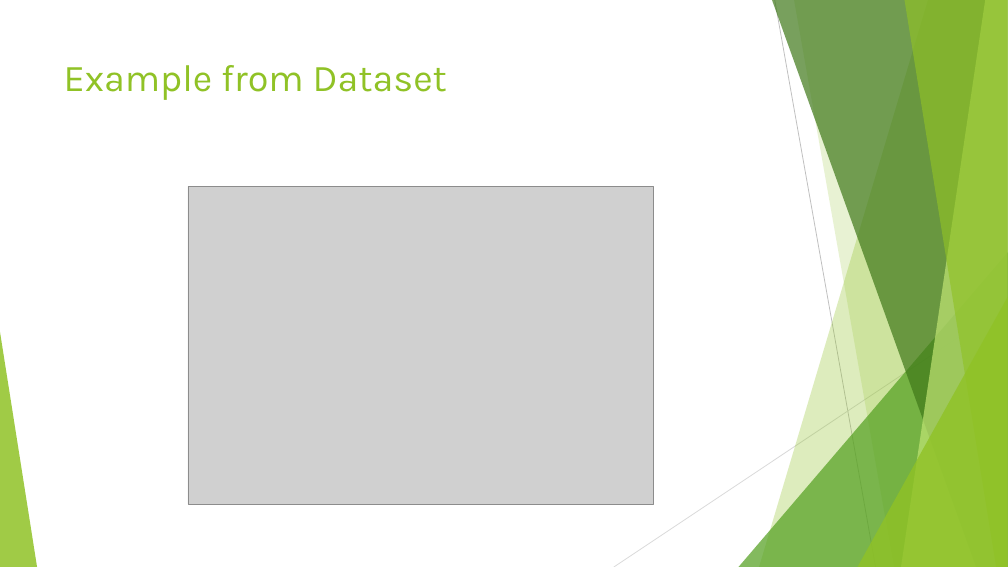
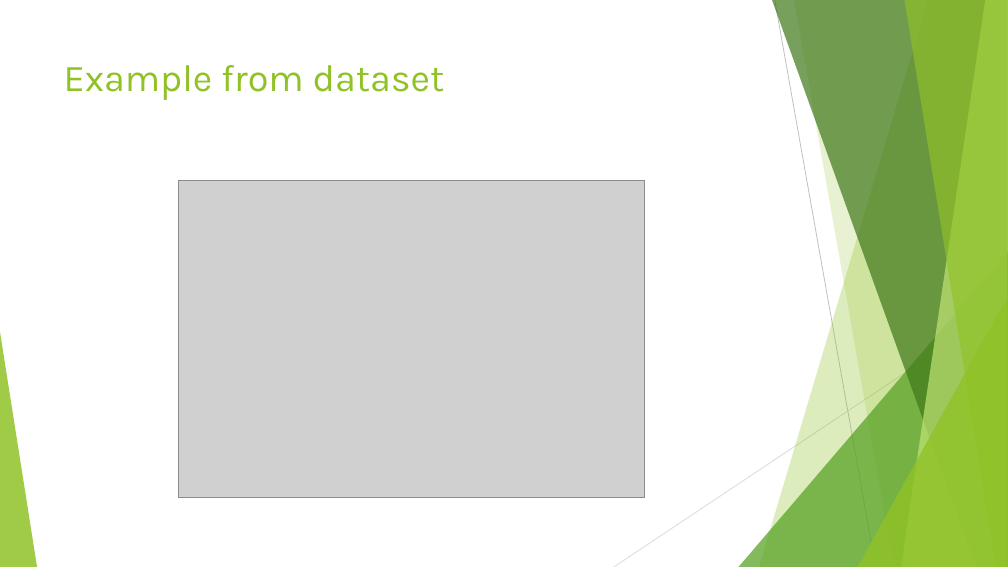
Before and after one commit to JanhaviSoni/Emotion-Recognition-for-Counselling, a slide deck: slide 6 of Fine Grained Emotion Recognition for Counselling.pptx (slide 3 before the commit). Drawn at 1008x567 pixels with LibreOffice and Linux fonts; fonts in the diff are those of the drawing; grey boxes stand for pictures. Boxes give left, top, right and bottom in pixels: in the first picture for what was removed or moved away, otherwise in the second. Text is boxed around its words. In the diff, an @@ line names an element or a change of style, - is before the commit and + after.

```diff
--- a/Fine Grained Emotion Recognition for Counselling.pptx
+++ b/Fine Grained Emotion Recognition for Counselling.pptx
@@ title at bbox=[64, 65, 445, 100]: text changed @@
-Example from Dataset
+Example from dataset
@@ picture: place and size @@
-picture at bbox=[188, 187, 654, 504]
+picture at bbox=[178, 181, 644, 498]
```
Also in this commit, not shown: 1 other slide changed, 6 slides added, 2 slides removed, 1 other file.
